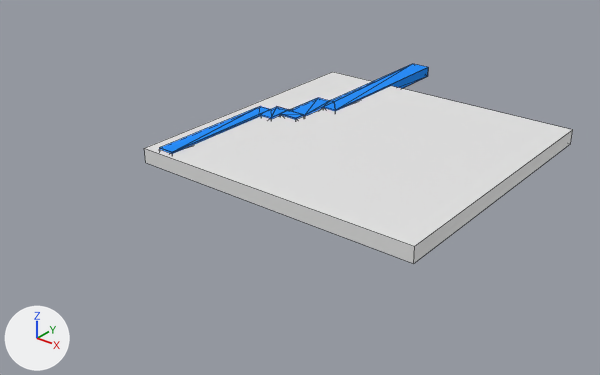
The Blender file assets/3d/environment/river2.blend as it was, and as the next commit left it.
The view is the same before and after, from a 50 mm camera at (281.0, -419.0, 208.0) aimed at (-33.0, -26.0, -35.0). Arrows for +X, +Y and +Z are at lower left; the lights stay in place. Mesh edges are drawn as thin lines.

The first picture shows 'Cube', 'WaterCut2'.
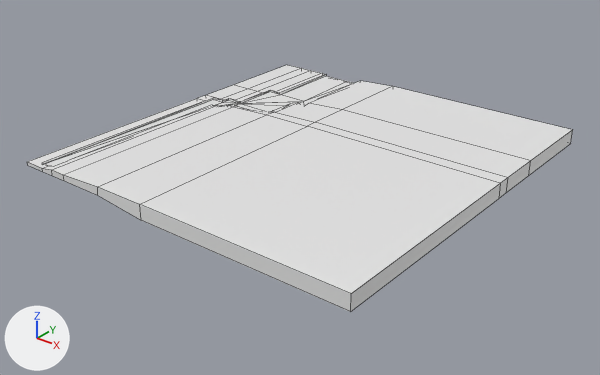
Where the change shows, as pixel boxes [x1, y1, x2, y2] in the pictures (600 x 375 px):
'Cube', reshaped, modifiers changed (27% wider, 28% taller)
    before: [144, 72, 573, 264]
    after: [27, 65, 573, 312]
'WaterCut2', hidden (blue)
    before: [159, 64, 428, 154]

The edits, one by one:
me_cube_001 is used by ob_cube; location (0.0, 0.0, -5.0); scale (100.0, 100.0, 5.0).
me_cube_001 had 8 vertices, 5 faces and spanned x -1.0..1.0, y -1.0..1.0, z -1.0..1.0.
me_cube_001 now has 128 vertices, 108 faces and spans x -1.47..1.0, y -1.55..1.0, z -1.0..1.0.
Part 1, on me_cube_001:
6 vertices are removed from x -1.0..1.0, y -1.0..1.0, z -1.0..1.0.
5 faces are deleted.
117 vertices are added at x -1.47..1.0, y -1.55..1.0, z -1.0..1.0.
9 new vertices lie (0.0, 0.0, 0.49) away from vertices in x -1.47..-1.11, y -1.55..1.0, z -0.17.
108 new faces join them.
Object 'WaterCut2' (ob_watercut2) is now hidden.
Object 'Cube' (ob_cube) loses its BOOLEAN modifier named 'Boolean'.
Modifier setting removed (it was object = ob_watercut2).
